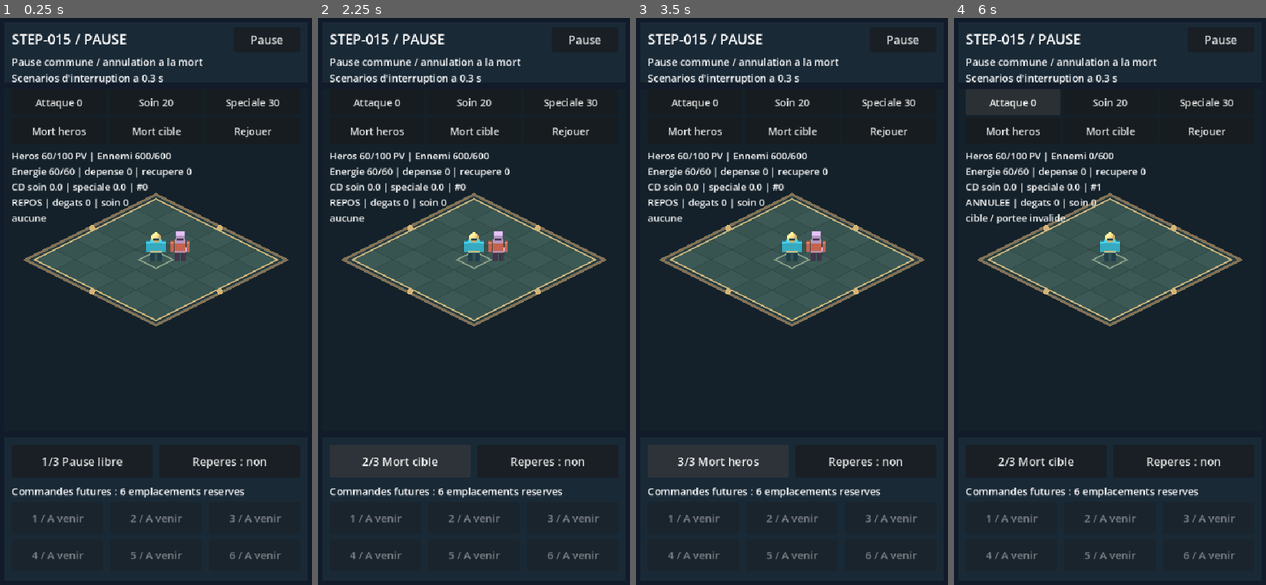
Above: before the commit, frames 1-4 (left to right).
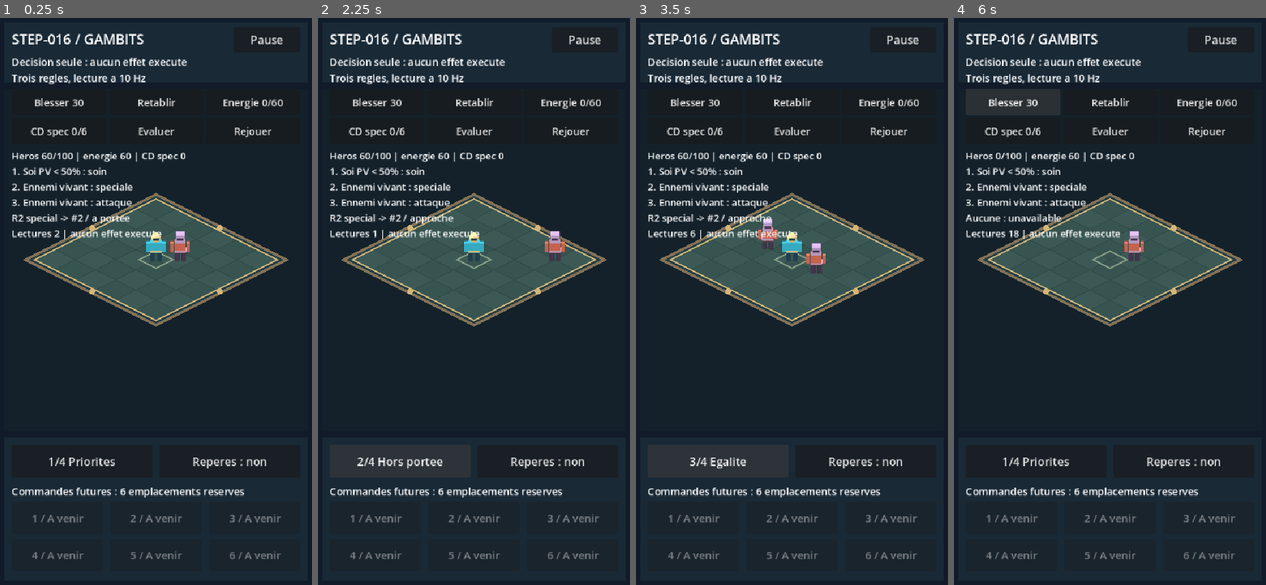
Above: after the commit, the same moments.

Repository: RobinArcangioli/gambit-arena
Game: Godot game, scene res://scenes/main.tscn
The game is run twice, just before and just after one commit, with the same random seed, the same clock (stepped at 60 frames per second) and the same inputs.
Inputs (mouse positions are in pixels of both pictures, inside the frame that each line leads up to):
- Up to frame 1 (0.25 s): no input
- Up to frame 2 (2.25 s): click "Pause" at 0.5 s; click "Reprendre" at 1.25 s; click "1/3 Pause libre" (after the commit: "1/4 Priorites") at 2 s
- Up to frame 3 (3.5 s): click "2/3 Mort cible" (after the commit: "2/4 Hors portee") at 2.75 s
- Up to frame 4 (6 s): click "3/3 Mort heros" (after the commit: "3/4 Egalite") at 3.5 s; click "1/3 Pause libre" (after the commit: "4/4 Sans cible") at 4.25 s; click (1013, 103) at 5 s, where only the run before the commit has a clickable "Attaque 0"; click (1013, 103) at 5.75 s, where only the run after the commit has a clickable "Blesser 30"

The runs differ from the first frame. In frame 1, 4.5% of the frame differs, in the area x 3-91%, y 2-80%; in frame 2, 4.9%; in frame 3, 5.0%; in frame 4, 4.9%.

Commit message:
feat: [STEP-016] ajouter un evaluateur deterministe de gambits

Diff:
--- /dev/null
+++ b/scenes/gambits/gambit_lab.tscn
@@ -0,0 +1,7 @@
+[gd_scene load_steps=3 format=3]
+
+[ext_resource type="PackedScene" path="res://scenes/arena/arena.tscn" id="1"]
+[ext_resource type="Script" path="res://scripts/gambits/gambit_lab.gd" id="2"]
+
+[node name="GambitLab" instance=ExtResource("1")]
+script = ExtResource("2")
--- a/scenes/main.tscn
+++ b/scenes/main.tscn
@@ -1,7 +1,7 @@
 [gd_scene load_steps=2 format=3 uid="uid://do6vxhog253vu"]
 
-[ext_resource type="PackedScene" path="res://scenes/skills/lifecycle_lab.tscn" id="1_lab"]
+[ext_resource type="PackedScene" path="res://scenes/gambits/gambit_lab.tscn" id="1_lab"]
 
 [node name="Main" type="Node2D" unique_id=1193079028]
 
-[node name="LifecycleLab" parent="." instance=ExtResource("1_lab")]
+[node name="GambitLab" parent="." instance=ExtResource("1_lab")]
--- /dev/null
+++ b/scenes/tests/gambit_tests.tscn
@@ -0,0 +1,6 @@
+[gd_scene load_steps=2 format=3]
+
+[ext_resource type="Script" path="res://tests/test_gambits.gd" id="1"]
+
+[node name="GambitTests" type="Node"]
+script = ExtResource("1")
--- /dev/null
+++ b/scripts/gambits/gambit_evaluator.gd
@@ -0,0 +1,49 @@
+extends RefCounted
+## Pure decision: no signals, timers, mutation, RNG or action execution.
+const Rule = preload("res://scripts/gambits/gambit_rule.gd")
+const Snapshot = preload("res://scripts/gambits/gambit_snapshot.gd")
+const Executor = preload("res://scripts/skills/skill_executor.gd")
+
+static func evaluate(rules: Array[Rule], view: Snapshot) -> Dictionary:
+	if view == null or not view.valid() or rules.size() > 3:
+		return _none("invalid_input")
+	if view.paused or view.stopped or view.busy or view.source["health"] == 0:
+		return _none("unavailable")
+	for index in range(rules.size()):
+		var rule: Rule = rules[index]
+		if rule == null or not rule.enabled or not rule.valid() or not _ready_skill(rule.skill, view):
+			continue
+		var candidate: Dictionary = {}
+		if rule.target == "self":
+			if view.source["health"] < view.source["max_health"] and _matches(rule, view.source):
+				candidate = view.source
+		else:
+			var nearest: float = INF
+			for row in view.enemies:
+				if row["health"] == 0 or not _matches(rule, row):
+					continue
+				var distance: float = _distance_squared(view.source, row)
+				if candidate.is_empty() or distance < nearest or (distance == nearest and row["id"] < candidate["id"]):
+					candidate = row
+					nearest = distance
+		if not candidate.is_empty():
+			var approach: bool = _distance_squared(view.source, candidate) > Executor.REACH * Executor.REACH
+			return {"kind": "intent", "reason": "matched", "rule_index": index, "source_id": view.source["id"], "target_id": candidate["id"], "skill": rule.skill, "approach": approach}
+	return _none("no_match")
+
+static func _ready_skill(skill: String, view: Snapshot) -> bool:
+	match skill:
+		"heal": return view.energy >= Executor.HEAL_COST and view.heal_cooldown == 0.0
+		"special": return view.energy >= Executor.SPECIAL_COST and view.special_cooldown == 0.0
+	return true
+
+static func _matches(rule: Rule, row: Dictionary) -> bool:
+	# Strict boundary, exact integer ratio; no rounded percent in decisions.
+	return rule.condition == "always" or row["health"] * 100 < row["max_health"] * rule.threshold
+
+static func _distance_squared(a: Dictionary, b: Dictionary) -> float:
+	var point: Vector2 = a["position"]
+	return point.distance_squared_to(b["position"])
+
+static func _none(reason: String) -> Dictionary:
+	return {"kind": "none", "reason": reason, "rule_index": -1, "source_id": 0, "target_id": 0, "skill": "", "approach": false}
--- /dev/null
+++ b/scripts/gambits/gambit_lab.gd
@@ -0,0 +1,136 @@
+extends "res://scripts/skills/skills_lab.gd"
+const Rule = preload("res://scripts/gambits/gambit_rule.gd")
+const Snapshot = preload("res://scripts/gambits/gambit_snapshot.gd")
+const Evaluator = preload("res://scripts/gambits/gambit_evaluator.gd")
+const GameClock = preload("res://scripts/core/game_clock.gd")
+const SCENARIOS: Array[String] = ["Priorites", "Hors portee", "Egalite", "Sans cible"]
+var rules: Array[Rule] = []
+var clock := GameClock.new()
+var sample_energy: int = 60
+var sample_cooldown: float = 0.0
+var cadence: float = 0.0
+var evaluations: int = 0
+var decision: Dictionary = {}
+
+func _ready() -> void:
+	super._ready()
+	$HUD/Title.text = "STEP-016 / GAMBITS"
+	$HUD/Description.text = "Decision seule : aucun effet execute\nTrois regles, lecture a 10 Hz"
+	_update_buttons()
+
+func _reset() -> void:
+	clock.reset()
+	cadence = 0.0
+	evaluations = 0
+	sample_energy = 60
+	sample_cooldown = 0.0
+	rules.clear()
+	for skill in ["heal", "special", "basic"]:
+		var rule := Rule.new()
+		rule.skill = skill
+		if skill == "heal":
+			rule.target = "self"
+			rule.condition = "hp_below"
+		rules.append(rule)
+	super._reset()
+	# Inherited executor exists only for the historical scene's setup; never ticks.
+	executor.retire()
+	if mode_index == 1:
+		actors[1].position = Vector3(2, 0, -2)
+	elif mode_index == 2:
+		actors[1].position = Vector3(1.2, 0, 0)
+		var other := StatsActor.new()
+		other.enemy = true
+		other.configure(ENEMY)
+		world.add_child(other)
+		other.position = Vector3(-1.2, 0, 0)
+		other.pose(0.0, false, Vector2(1, 1))
+		actors.append(other)
+	elif mode_index == 3:
+		actors[1].state.damage(1000000)
+	decision = Evaluator.evaluate(rules, _snapshot())
+	_present()
+	_update_buttons()
+
+func _snapshot() -> Snapshot:
+	var view := Snapshot.new()
+	for index in range(actors.size()):
+		var actor: StatsActor = actors[index]
+		var row: Dictionary = {"id": index + 1, "health": actor.state.health, "max_health": actor.state.max_health, "position": Vector2(actor.position.x, actor.position.z)}
+		if index == 0:
+			view.source = row
+		else:
+			view.enemies.append(row)
+	view.energy = sample_energy
+	view.special_cooldown = sample_cooldown
+	view.paused = paused
+	return view
+
+func _evaluate() -> void:
+	decision = Evaluator.evaluate(rules, _snapshot())
+	evaluations += 1
+	_present()
+
+func _physics_process(delta: float) -> void:
+	if not setup_complete:
+		return
+	clock.paused = paused
+	var dt: float = clock.step(delta)
+	if dt <= 0.0:
+		return
+	cadence += dt
+	if cadence + 0.000001 >= 0.1:
+		cadence = maxf(0.0, cadence - 0.1)
+		_evaluate()
+
+func _command(index: int) -> void:
+	if index == 5:
+		_reset()
+		return
+	if paused or not setup_complete:
+		return
+	match index:
+		0: actors[0].state.damage(30)
+		1: actors[0].state.heal(100)
+		2: sample_energy = 0 if sample_energy > 0 else 60
+		3: sample_cooldown = 6.0 if sample_cooldown == 0.0 else 0.0
+	_evaluate()
+	_update_buttons()
+
+func _present() -> void:
+	# During the inherited reset actors exist, but the next snapshot is not ready yet.
+	if decision.is_empty():
+		return
+	var result: String = "Aucune : %s" % decision["reason"]
+	if decision["kind"] == "intent":
+		result = "R%d %s -> #%d / %s" % [decision["rule_index"] + 1, decision["skill"], decision["target_id"], "approche" if decision["approach"] else "a portee"]
+	readout.text = "Heros %d/100 | energie %d | CD spec %.0f\n1. Soi PV < 50%% : soin\n2. Ennemi vivant : speciale\n3. Ennemi vivant : attaque\n%s\nLectures %d | aucun effet execute" % [actors[0].state.health, sample_energy, sample_cooldown, result, evaluations]
+	floor_canvas.feet.clear()
+	for actor in actors:
+		actor.visible = actor.state.alive
+		if actor.visible:
+			floor_canvas.feet.append(actor.position)
+	floor_canvas.queue_redraw()
+
+func _next_placement() -> void:
+	if paused or not setup_complete:
+		return
+	mode_index = (mode_index + 1) % SCENARIOS.size()
+	_reset()
+
+func _update_buttons() -> void:
+	clock.paused = paused
+	pause_button.text = "Reprendre" if paused else "Pause"
+	position_button.disabled = paused
+	marks_button.text = "Reperes : oui" if floor_canvas.show_marks else "Reperes : non"
+	if not setup_complete:
+		return
+	position_button.text = "%d/4 %s" % [mode_index + 1, SCENARIOS[mode_index]]
+	var captions: Array[String] = ["Blesser 30", "Retablir", "Energie 0/60", "CD spec 0/6", "Evaluer", "Rejouer"]
+	for index in range(6):
+		controls[index].text = captions[index]
+		controls[index].disabled = paused and index != 5
+
+func _unhandled_key_input(event: InputEvent) -> void:
+	# Existing A/H/S/D/E/R bindings address the six diagnostic buttons.
+	super._unhandled_key_input(event)
--- /dev/null
+++ b/scripts/gambits/gambit_rule.gd
@@ -0,0 +1,10 @@
+extends Resource
+## Data only. Validation belongs to the evaluator; editor hints are not guards.
+@export var enabled: bool = true
+@export_enum("self", "enemy") var target: String = "enemy"
+@export_enum("always", "hp_below") var condition: String = "always"
+@export_range(0, 100, 1) var threshold: int = 50
+@export_enum("basic", "heal", "special") var skill: String = "basic"
+
+func valid() -> bool:
+	return target in ["self", "enemy"] and condition in ["always", "hp_below"] and threshold >= 0 and threshold <= 100 and skill in ["basic", "heal", "special"] and ((skill == "heal" and target == "self") or (skill != "heal" and target == "enemy"))
--- /dev/null
+++ b/scripts/gambits/gambit_snapshot.gd
@@ -0,0 +1,35 @@
+extends RefCounted
+## Value-only input. No Node, ActorState, executor or clock references.
+## Actor row: {id: positive int, health: int, max_health: int, position: Vector2}.
+var source: Dictionary = {}
+var enemies: Array[Dictionary] = []
+var energy: int = 60
+var heal_cooldown: float = 0.0
+var special_cooldown: float = 0.0
+var busy: bool = false
+var paused: bool = false
+var stopped: bool = false
+
+func valid() -> bool:
+	if not _valid_actor(source) or energy < 0 or energy > 60 or enemies.size() > 20:
+		return false
+	if not is_finite(heal_cooldown) or not is_finite(special_cooldown) or heal_cooldown < 0.0 or special_cooldown < 0.0:
+		return false
+	var ids: Dictionary = {source["id"]: true}
+	for row in enemies:
+		if not _valid_actor(row) or ids.has(row["id"]):
+			return false
+		ids[row["id"]] = true
+	return true
+
+static func _valid_actor(row: Dictionary) -> bool:
+	# Reject extra fields as well: snapshots cannot smuggle live references.
+	if row.size() != 4:
+		return false
+	for key in ["id", "health", "max_health"]:
+		if not row.has(key) or typeof(row[key]) != TYPE_INT:
+			return false
+	if not row.has("position") or typeof(row["position"]) != TYPE_VECTOR2:
+		return false
+	var position: Vector2 = row["position"]
+	return row["id"] > 0 and row["max_health"] > 0 and row["max_health"] <= 1000000 and row["health"] >= 0 and row["health"] <= row["max_health"] and position.is_finite() and absf(position.x) <= 1000000.0 and absf(position.y) <= 1000000.0
--- /dev/null
+++ b/tests/test_gambits.gd
@@ -0,0 +1,196 @@
+extends Node
+const Rule = preload("res://scripts/gambits/gambit_rule.gd")
+const Snapshot = preload("res://scripts/gambits/gambit_snapshot.gd")
+const Evaluator = preload("res://scripts/gambits/gambit_evaluator.gd")
+const Lab = preload("res://scenes/gambits/gambit_lab.tscn")
+const Actor = preload("res://scripts/combat/stats_actor.gd")
+var checks: int = 0
+var failures: int = 0
+
+func check(ok: bool, message: String) -> void:
+	checks += 1
+	if not ok:
+		failures += 1
+		push_error("Gambits: " + message)
+
+func row(id: int, hp: int, at: Vector2) -> Dictionary:
+	return {"id": id, "health": hp, "max_health": 100, "position": at}
+
+func fixture() -> Snapshot:
+	var view := Snapshot.new()
+	view.source = row(1, 60, Vector2.ZERO)
+	view.enemies = [row(3, 100, Vector2(-0.8, 0)), row(2, 100, Vector2(0.8, 0))]
+	return view
+
+func rule(skill: String, condition: String = "always") -> Rule:
+	var result := Rule.new()
+	result.skill = skill
+	result.target = "self" if skill == "heal" else "enemy"
+	result.condition = condition
+	return result
+
+func capture(view: Snapshot) -> Array:
+	return [view.source.duplicate(true), view.enemies.duplicate(true), view.energy, view.heal_cooldown, view.special_cooldown, view.busy, view.paused, view.stopped]
+
+func _ready() -> void:
+	var rules: Array[Rule] = [rule("heal", "hp_below"), rule("special"), rule("basic")]
+	var view := fixture()
+	var original: Array = capture(view)
+	var result: Dictionary = Evaluator.evaluate(rules, view)
+	check(result["rule_index"] == 1 and result["skill"] == "special" and result["target_id"] == 2, "priority and stable ID tie break")
+	var deterministic: bool = true
+	for repeat in range(1000):
+		deterministic = deterministic and Evaluator.evaluate(rules, view) == result
+	check(deterministic and capture(view) == original, "1000 evaluations repeat without input mutation")
+	view.enemies.reverse()
+	check(Evaluator.evaluate(rules, view) == result, "enemy iteration order does not affect choice")
+	result["target_id"] = 999
+	check(Evaluator.evaluate(rules, view)["target_id"] == 2, "returned decision is independent")
+	check(rules[0].skill == "heal" and rules[0].threshold == 50 and rules[1].enabled, "rules remain unchanged")
+	view.source["health"] = 49
+	result = Evaluator.evaluate(rules, view)
+	check(result["rule_index"] == 0 and result["target_id"] == 1 and not result["approach"], "injured self takes priority")
+	view.source["health"] = 50
+	check(Evaluator.evaluate(rules, view)["rule_index"] == 1, "strict 50 percent boundary")
+	view.source["max_health"] = 3
+	view.source["health"] = 1
+	rules[0].threshold = 33
+	check(Evaluator.evaluate(rules, view)["rule_index"] == 1, "fractional HP not rounded down")
+	rules[0].threshold = 34
+	check(Evaluator.evaluate(rules, view)["rule_index"] == 0, "fractional HP above threshold boundary")
+	rules[0].threshold = 50
+	view = fixture()
+	view.source["health"] = 40
+	view.energy = 19
+	check(Evaluator.evaluate(rules, view)["skill"] == "basic", "unaffordable rules fall through")
+	view.energy = 20
+	check(Evaluator.evaluate(rules, view)["skill"] == "heal", "exact energy cost allowed")
+	view.heal_cooldown = 0.000001
+	check(Evaluator.evaluate(rules, view)["skill"] == "basic", "positive cooldown blocks without rounding")
+	view.energy = 30
+	check(Evaluator.evaluate(rules, view)["skill"] == "special", "next affordable rule chosen")
+	view.special_cooldown = 6.0
+	check(Evaluator.evaluate(rules, view)["skill"] == "basic", "both cooldowns blocked use basic")
+	view = fixture()
+	rules[1].enabled = false
+	check(Evaluator.evaluate(rules, view)["rule_index"] == 2, "disabled rule skipped")
+	rules[1].enabled = true
+	rules[1].target = "self"
+	check(Evaluator.evaluate(rules, view)["rule_index"] == 2, "invalid target skill pair skipped")
+	rules[1].target = "enemy"
+	rules[1].condition = "unknown"
+	check(Evaluator.evaluate(rules, view)["rule_index"] == 2, "unknown condition skipped")
+	rules[1].condition = "always"
+	rules[1].threshold = 101
+	check(Evaluator.evaluate(rules, view)["rule_index"] == 2, "invalid threshold skipped")
+	rules[1].threshold = 50
+	var swapped: Array[Rule] = [rules[2], rules[1], rules[0]]
+	check(Evaluator.evaluate(swapped, view)["skill"] == "basic", "rule ordering is priority")
+	var empty: Array[Rule] = []
+	check(Evaluator.evaluate(empty, view)["reason"] == "no_match", "empty list yields none")
+	var null_rule: Array[Rule] = [null, rules[2]]
+	check(Evaluator.evaluate(null_rule, view)["rule_index"] == 1, "null rule skipped")
+	var too_many: Array[Rule] = [rules[0], rules[1], rules[2], rules[2]]
+	check(Evaluator.evaluate(too_many, view)["reason"] == "invalid_input", "more than three rules rejected")
+	view.enemies[0]["health"] = 0
+	check(Evaluator.evaluate(rules, view)["target_id"] == 2, "dead candidate ignored")
+	view.enemies[1]["health"] = 0
+	check(Evaluator.evaluate(rules, view)["reason"] == "no_match", "no living targets")
+	view.source["health"] = 40
+	check(Evaluator.evaluate(rules, view)["skill"] == "heal", "self heal without enemies")
+	view.source["health"] = 100
+	rules[0].condition = "always"
+	check(Evaluator.evaluate(rules, view)["kind"] == "none", "full health cannot select useless heal")
+	rules[0].condition = "hp_below"
+	view = fixture()
+	view.enemies = [row(2, 100, Vector2(2, 0)), row(3, 20, Vector2(3, 0))]
+	rules[1].condition = "hp_below"
+	result = Evaluator.evaluate(rules, view)
+	check(result["target_id"] == 3 and result["approach"], "filter before nearest, distant target is approach intent")
+	rules[1].condition = "always"
+	view.enemies = [row(2, 100, Vector2(1, 0))]
+	check(not Evaluator.evaluate(rules, view)["approach"], "reach boundary inclusive")
+	view.enemies[0]["position"] = Vector2(1.001, 0)
+	check(Evaluator.evaluate(rules, view)["approach"], "outside reach requires approach")
+	for flag in ["busy", "paused", "stopped"]:
+		view = fixture()
+		view.set(flag, true)
+		check(Evaluator.evaluate(rules, view)["reason"] == "unavailable", "blocked source: " + flag)
+	view = fixture()
+	view.source["health"] = 0
+	check(Evaluator.evaluate(rules, view)["reason"] == "unavailable", "dead source unavailable")
+	check(Evaluator.evaluate(rules, null)["reason"] == "invalid_input", "null snapshot rejected")
+	view = fixture()
+	view.enemies[0]["id"] = 2
+	check(Evaluator.evaluate(rules, view)["reason"] == "invalid_input", "duplicate identities rejected")
+	view = fixture()
+	view.enemies[0]["id"] = 1
+	check(Evaluator.evaluate(rules, view)["reason"] == "invalid_input", "enemy cannot share source ID")
+	view = fixture()
+	view.source["health"] = "60"
+	check(Evaluator.evaluate(rules, view)["reason"] == "invalid_input", "wrong scalar type rejected")
+	view = fixture()
+	view.enemies[0]["position"] = Vector2(NAN, 0)
+	check(Evaluator.evaluate(rules, view)["reason"] == "invalid_input", "nonfinite position rejected")
+	view = fixture()
+	view.special_cooldown = INF
+	check(Evaluator.evaluate(rules, view)["reason"] == "invalid_input", "nonfinite cooldown rejected")
+	view = fixture()
+	view.source["live_reference"] = self
+	check(Evaluator.evaluate(rules, view)["reason"] == "invalid_input", "extra object reference rejected")
+	view = fixture()
+	view.enemies.clear()
+	for index in range(20):
+		view.enemies.append(row(index + 2, 100, Vector2(index + 1, 0)))
+	check(Evaluator.evaluate(rules, view)["target_id"] == 2, "twenty enemies supported")
+	view.enemies.append(row(22, 100, Vector2(22, 0)))
+	check(Evaluator.evaluate(rules, view)["reason"] == "invalid_input", "over twenty rejected")
+	# Actual lab: evaluated intentions never execute and UI shares explicit pause.
+	var lab = Lab.instantiate()
+	add_child(lab)
+	lab.set_physics_process(false)
+	lab.paused = false
+	lab._update_buttons()
+	for hz in [30, 60, 120]:
+		lab._reset()
+		for tick in range(hz * 2):
+			lab._physics_process(1.0 / float(hz))
+		check(lab.evaluations == 20, "10 Hz diagnostic cadence at %d Hz" % hz)
+		check(lab.actors[0].state.health == 60 and lab.actors[1].state.health == 600 and lab.sample_energy == 60 and lab.executor.accepted == 0, "no live gameplay mutation")
+	lab._command(0)
+	check(lab.decision["skill"] == "heal" and lab.actors[0].state.health == 30, "wound changes intention without healing")
+	lab._command(2)
+	check(lab.decision["skill"] == "basic", "energy fixture changes decision")
+	lab._notification(NOTIFICATION_APPLICATION_FOCUS_OUT)
+	var count: int = lab.evaluations
+	lab._physics_process(10.0)
+	lab._command(0)
+	lab._notification(NOTIFICATION_APPLICATION_RESUMED)
+	check(lab.paused and lab.evaluations == count and lab.actors[0].state.health == 30, "background freezes reads and diagnostic commands")
+	lab._reset()
+	check(lab.paused and lab.decision["reason"] == "unavailable", "reset preserves pause")
+	lab._toggle_pause()
+	for mode in range(4):
+		lab.mode_index = mode
+		lab._reset()
+		check(lab.decision["kind"] == ("none" if mode == 3 else "intent"), "scenario %d" % mode)
+		if mode == 2:
+			check(lab.decision["target_id"] == 2, "real lab equal distance tie break")
+	for repeat in range(10):
+		lab.mode_index = repeat % 4
+		lab._reset()
+		await get_tree().process_frame
+	var actors: int = 0
+	for child in lab.world.get_children():
+		if child is Actor:
+			actors += 1
+	check(actors == 2, "ten resets leave expected actors")
+	lab.queue_free()
+	await get_tree().process_frame
+	var report: String = "STEP-016 / tests gambits\n%s : %d controles, %d echecs\nDetails dans Sortie / Debogueur.\nF8 pour arreter ; F5 pour le laboratoire." % ["OK" if failures == 0 else "ECHEC", checks, failures]
+	print(report)
+	var label := Label.new()
+	label.position = Vector2(20, 30)
+	label.add_theme_font_size_override("font_size", 19)
+	label.text = report
+	add_child(label)
Not shown, changed: export_presets.cfg
Not shown, added: scripts/gambits/gambit_evaluator.gd.uid
Not shown, added: scripts/gambits/gambit_lab.gd.uid
Not shown, added: scripts/gambits/gambit_rule.gd.uid
Not shown, added: scripts/gambits/gambit_snapshot.gd.uid
Not shown, added: tests/test_gambits.gd.uid
Not shown, changed: ARCHITECTURE.md
Not shown, changed: PROJECT_STATUS.md
Not shown, changed: ROADMAP.md
Not shown, changed: docs/android.md
Not shown, changed: docs/backup.md
Not shown, added: docs/gambits.md
(and 2 more such lines)
